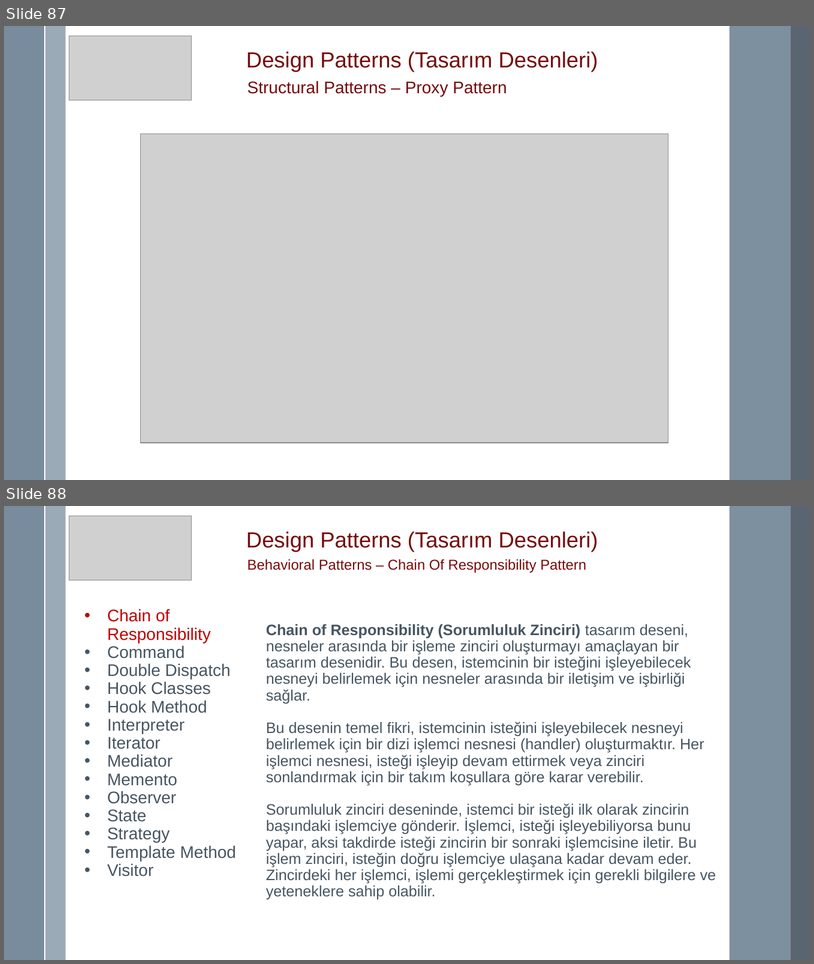
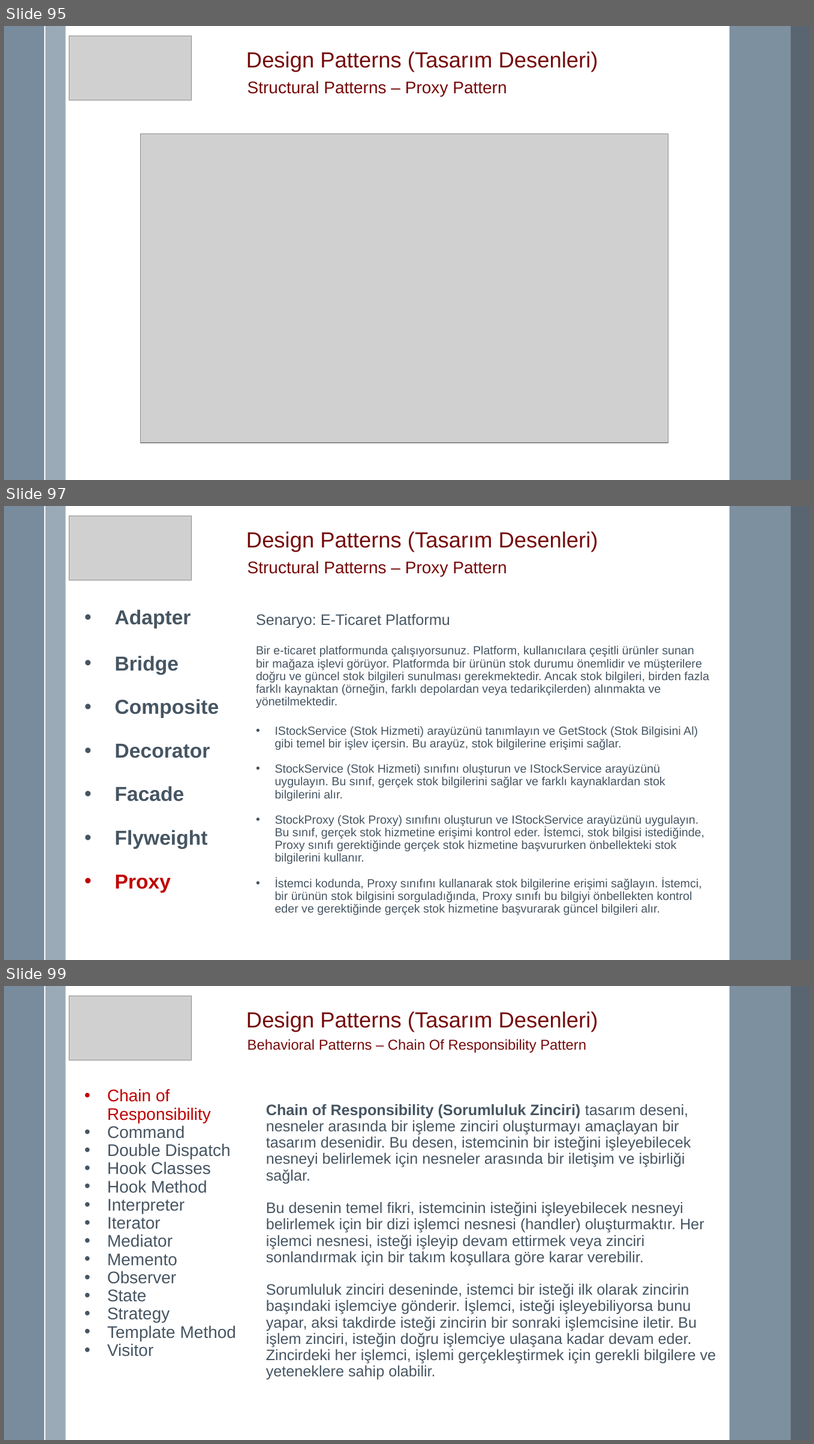
Before and after one commit to mremregok/DesignPattern, a slide deck: Design Pattern.pptx. Shown one above the other, each under a label of ours: slides 87 and 88 before the commit, slides 95, 97 and 99 after it; the slides between them are not shown. The pictures are 814x964 and 814x1444 pixels, drawn with LibreOffice and Linux fonts; fonts in the diff are those of the drawing; grey boxes stand for pictures. Boxes give left, top, right and bottom in pixels: in the first picture for what was removed or moved away, otherwise in the second. Text is boxed around its words. In the diff, an @@ line names an element or a change of style, - is before the commit and + after.

Commit message:
Proxy, Facade ve Flyweight patternler düzenlendi.

```diff
--- a/Design Pattern.pptx
+++ b/Design Pattern.pptx
@@ slide 97 added at bbox=[4, 506, 810, 960], background #FFFFFF; not listed: 5 template elements that a slide beside it also shows @@
@@ picture added at bbox=[69, 516, 191, 580] @@
@@ text added at bbox=[246, 531, 599, 552], 26 pt, text #760A0A @@
+Design Patterns (Tasarım Desenleri)
@@ text added at bbox=[248, 561, 507, 576], 20 pt, text #760A0A @@
+Structural Patterns – Proxy Pattern
@@ text added at bbox=[115, 609, 219, 892], 24 pt, text #465562, bold @@
+• Adapter
+• Bridge
+• Composite
+• Decorator
+• Facade
+• Flyweight
+• Proxy
@@ text added at bbox=[256, 613, 709, 915], 14 pt, text #465562 @@
+Senaryo: E-Ticaret Platformu
+Bir e-ticaret platformunda çalışıyorsunuz. Platform, kullanıcılara çeşitli ürünler sunan bir mağaza işlevi görüyor. Platformda bir ürünün stok durumu önemlidir ve müşterilere doğru ve güncel stok bilgileri sunulması gerekmektedir. Ancak stok bilgileri, birden fazla farklı kaynaktan (örneğin, farklı depolardan veya tedarikçilerden) alınmakta ve yönetilmektedir.
+• IStockService (Stok Hizmeti) arayüzünü tanımlayın ve GetStock (Stok Bilgisini Al) gibi temel bir işlev içersin. Bu arayüz, stok bilgilerine erişimi sağlar.
+• StockService (Stok Hizmeti) sınıfını oluşturun ve IStockService arayüzünü uygulayın. Bu sınıf, gerçek stok bilgilerini sağlar ve farklı kaynaklardan stok bilgilerini alır.
+• StockProxy (Stok Proxy) sınıfını oluşturun ve IStockService arayüzünü uygulayın. Bu sınıf, gerçek stok hizmetine erişimi kontrol eder. İstemci, stok bilgisi istediğinde, Proxy sınıfı gerektiğinde gerçek stok hizmetine başvururken önbellekteki stok bilgilerini kullanır.
+• İstemci kodunda, Proxy sınıfını kullanarak stok bilgilerine erişimi sağlayın. İstemci, bir ürünün stok bilgisini sorguladığında, Proxy sınıfı bu bilgiyi önbellekten kontrol eder ve gerektiğinde gerçek stok hizmetine başvurarak güncel bilgileri alır.
@@ what was slide 87 is now slide 95 @@
@@ what was slide 88 is now slide 99 @@
```
Also in this commit, not shown: 5 slides changed, 10 other slides added, 59 other files.
